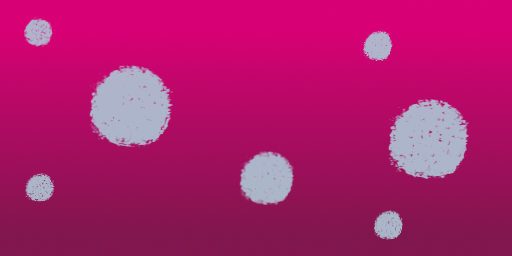
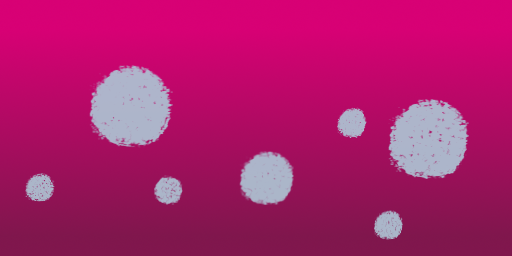
Layer changes from the first (512, 256) image to the second:
painted on "punkte" over [24, 17, 393, 205]
